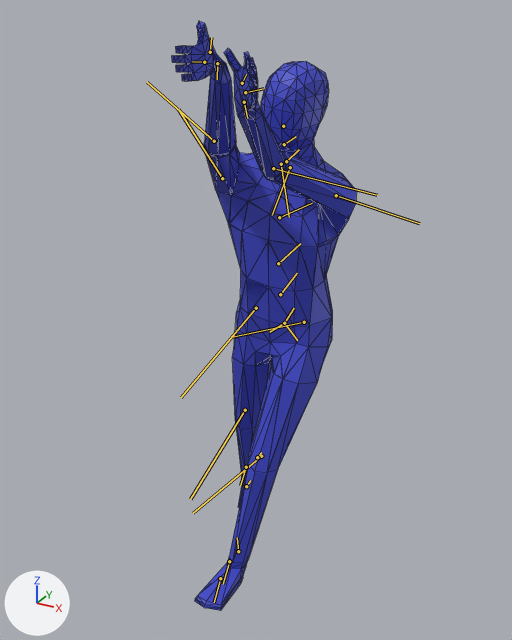
One commit to the FBX model DirectX/Resources/Fbx/player/player.fbx: the scene before it, then after it.
Both versions are drawn from a 50 mm camera at (1.07, -2.11, 2.08) aimed at (-0.03, -0.12, 1.08). Arrows for +X, +Y and +Z are at lower left; the lights stay in place. Both versions are drawn at frame 26 of the action 'Attack3.001'; the numbers are the values there. The bones that bend it are drawn over the model as lines. Mesh edges are drawn as thin lines.

In view in the first picture: 'BaseHuman'.
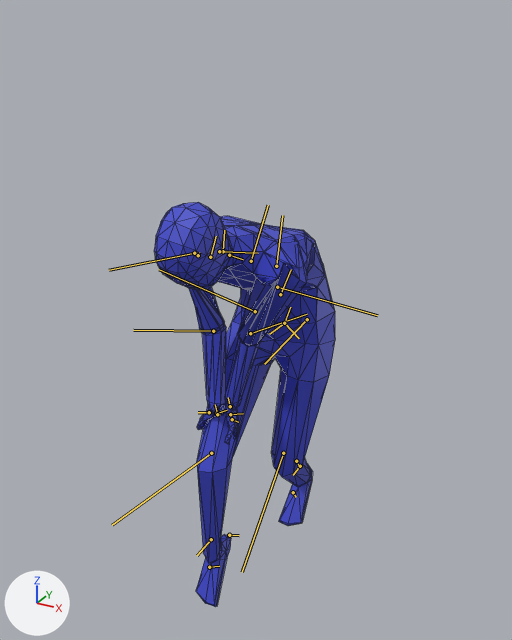
Where the change shows, as pixel boxes [x1, y1, x2, y2] in the pictures (512 x 640 px):
'BaseHuman', posed (31% shorter): before [172, 21, 357, 611]; after [154, 202, 335, 607]
bone 'spine', root to tip: before (284, 323) to (294, 308); after (284, 323) to (290, 307)
bone 'spine.001', root to tip: before (280, 294) to (297, 273); after (280, 294) to (291, 269)
bone 'spine.002', root to tip: before (278, 263) to (300, 243); after (276, 266) to (282, 215)
bone 'spine.005', root to tip: before (284, 144) to (296, 136); after (210, 257) to (216, 236)
bone 'upper_arm.L', root to tip: before (336, 195) to (419, 223); after (277, 287) to (377, 315)
bone 'forearm.L', root to tip: before (273, 168) to (377, 195); after (250, 333) to (307, 314)
bone 'upper_arm.R', root to tip: before (222, 178) to (178, 109); after (194, 253) to (109, 270)
bone 'hand.R', root to tip: before (217, 63) to (217, 79); after (216, 413) to (227, 410)
bone 'thigh.L', root to tip: before (304, 322) to (232, 337); after (307, 319) to (264, 364)
bone 'shin.L', root to tip: before (261, 456) to (193, 513); after (283, 453) to (242, 572)
bone 'thigh.R', root to tip: before (256, 308) to (181, 397); after (255, 311) to (159, 269)
bone 'shin.R', root to tip: before (245, 410) to (190, 499); after (211, 453) to (112, 525)

Edits to the bpy script that builds the scene:
```text
Change bone_spine:
    where bone_spine = bpy.data.objects['metarig'].pose.bones['spine']
    bone_spine.rotation_quaternion: (0.995, 0.09, 0.042, -0.009) -> (0.992, 0.097, 0.035, 0.073)  # degrees (10, 5, -1) -> degrees (11, 3, 9)
Change bone_spine_001:
    where bone_spine_001 = bpy.data.objects['metarig'].pose.bones['spine.001']  # child of 'spine'
    bone_spine_001.rotation_quaternion: (1.0, 0.0, 0.0, 0.0) -> (0.999, 0.039, 0.0, 0.001)  # degrees (0, 0, 0) -> degrees (4, 0, 0)
Change bone_spine_002:
    where bone_spine_002 = bpy.data.objects['metarig'].pose.bones['spine.002']  # child of 'spine.001'
    bone_spine_002.rotation_quaternion: (1.0, 0.0, 0.0, 0.0) -> (0.887, 0.449, -0.106, -0.035)  # degrees (0, 0, 0) -> degrees (54, -9, -9)
Change bone_spine_005:
    where bone_spine_005 = bpy.data.objects['metarig'].pose.bones['spine.005']  # child of 'spine.004'
    bone_spine_005.rotation_quaternion: (1.0, 0.0, 0.0, 0.0) -> (0.998, -0.054, -0.019, -0.017)  # degrees (0, 0, 0) -> degrees (-6, -2, -2)
Change bone_upper_arm_l:
    where bone_upper_arm_l = bpy.data.objects['metarig'].pose.bones['upper_arm.L']  # child of 'shoulder.L'
    bone_upper_arm_l.location: (-0.02, 0.0, -0.008) -> (-0.068, -0.061, -0.008)
    bone_upper_arm_l.rotation_quaternion: (0.562, 0.77, -0.229, -0.197) -> (0.46, 0.759, 0.441, 0.135)  # degrees (107, 3, -35) -> degrees (123, 12, 54)
Change bone_forearm_l:
    where bone_forearm_l = bpy.data.objects['metarig'].pose.bones['forearm.L']  # child of 'upper_arm.L'
    bone_forearm_l.rotation_quaternion: (0.926, -0.281, -0.154, 0.199) -> (0.922, -0.041, -0.287, -0.257)  # degrees (-36, -10, 28) -> degrees (5, -33, -33)
Change bone_upper_arm_r:
    where bone_upper_arm_r = bpy.data.objects['metarig'].pose.bones['upper_arm.R']  # child of 'shoulder.R'
    bone_upper_arm_r.location: (-0.02, 0.0, 0.005) -> (-0.074, 0.047, -0.029)
    bone_upper_arm_r.rotation_quaternion: (0.7, 0.461, 0.544, 0.037) -> (0.718, 0.649, -0.017, -0.251)  # degrees (91, 47, 54) -> degrees (81, 18, -24)
Change bone_hand_r:
    where bone_hand_r = bpy.data.objects['metarig'].pose.bones['hand.R']  # child of 'forearm.R'
    bone_hand_r.rotation_quaternion: (0.416, -0.297, -0.32, 0.798) -> (0.145, -0.413, -0.181, 0.881)  # degrees (-51, 12, 119) -> degrees (-36, 43, 147)
Change bone_thigh_l:
    where bone_thigh_l = bpy.data.objects['metarig'].pose.bones['thigh.L']  # child of 'spine'
    bone_thigh_l.rotation_quaternion: (0.98, -0.195, -0.04, 0.018) -> (0.99, -0.136, -0.043, -0.012)  # degrees (-23, -4, 3) -> degrees (-16, -5, -1)
Change bone_shin_l:
    where bone_shin_l = bpy.data.objects['metarig'].pose.bones['shin.L']  # child of 'thigh.L'
    bone_shin_l.rotation_quaternion: (1.0, 0.0, 0.0, 0.0) -> (0.912, 0.408, -0.004, 0.038)  # degrees (0, 0, 0) -> degrees (48, -2, 4)
Change bone_thigh_r:
    where bone_thigh_r = bpy.data.objects['metarig'].pose.bones['thigh.R']  # child of 'spine'
    bone_thigh_r.rotation_quaternion: (0.997, 0.045, -0.055, -0.026) -> (0.928, -0.333, -0.003, 0.165)  # degrees (5, -6, -3) -> degrees (-39, 6, 18)
Change bone_shin_r:
    where bone_shin_r = bpy.data.objects['metarig'].pose.bones['shin.R']  # child of 'thigh.R'
    bone_shin_r.rotation_quaternion: (1.0, 0.0, 0.0, 0.0) -> (0.968, 0.235, -0.088, 0.007)  # degrees (0, 0, 0) -> degrees (27, -10, -2)
```
